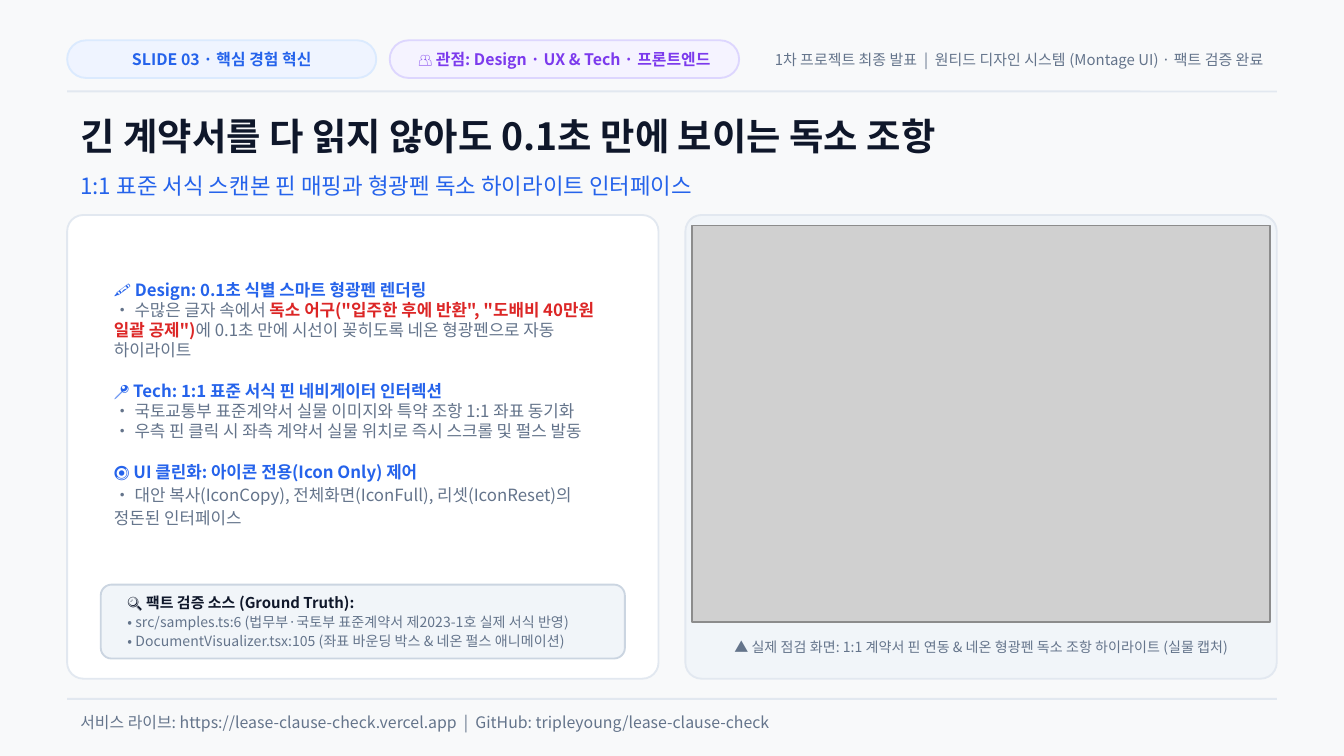
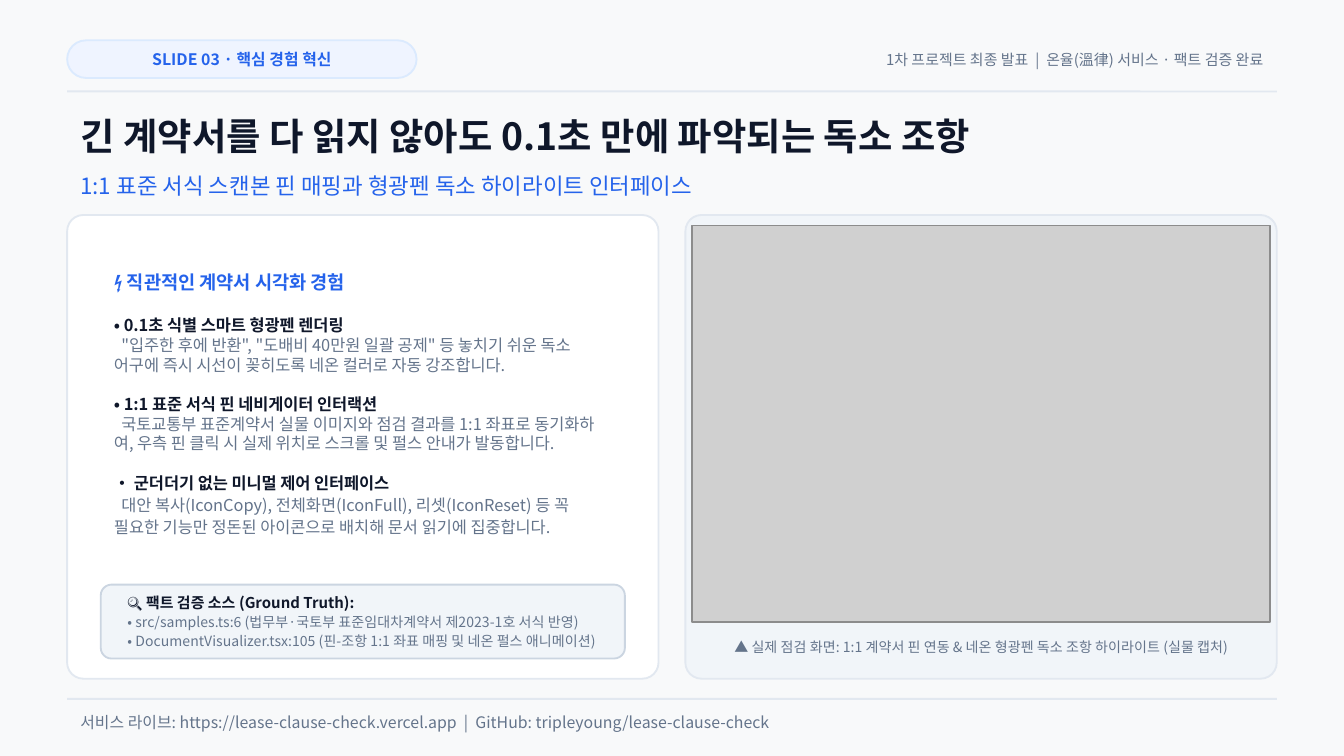
Before and after one commit to tripleyoung/lease-clause-check, a slide deck: slide 3 of submission/01_발표자료_계약서특약점검기.pptx. Drawn at 1344x756 pixels with LibreOffice and Linux fonts; fonts in the diff are those of the drawing; grey boxes stand for pictures. Boxes give left, top, right and bottom in pixels: in the first picture for what was removed or moved away, otherwise in the second. Text is boxed around its words. In the diff, an @@ line names an element or a change of style, - is before the commit and + after.

Commit message:
docs: refine presentation narrative to be natural and honest (warm paper branding + Montage SVG icons)

```diff
--- a/submission/01_발표자료_계약서특약점검기.pptx
+++ b/submission/01_발표자료_계약서특약점검기.pptx
@@ text "SLIDE 03 · 핵심 경험 ..." moved from (x1=132, y1=51, x2=311, y2=67) to (x1=152, y1=51, x2=331, y2=67) @@
@@ rounded rectangle resized from (x1=67, y1=40, x2=376, y2=78) to (x1=67, y1=40, x2=417, y2=78) @@
@@ rounded rectangle removed at (x1=390, y1=40, x2=739, y2=78) @@
@@ text removed at (x1=436, y1=51, x2=710, y2=69) @@
-👥 관점: Design · UX & Tech · 프론트엔드
@@ text at (x1=886, y1=52, x2=1264, y2=68): text changed @@
-1차 프로젝트 최종 발표 | 원티드 디자인 시스템 (Montage UI) · 팩트 검증 완료
+1차 프로젝트 최종 발표 | 온율(溫律) 서비스 · 팩트 검증 완료
@@ text at (x1=80, y1=118, x2=970, y2=154): text changed @@
-긴 계약서를 다 읽지 않아도 0.1초 만에 보이는 독소 조항
+긴 계약서를 다 읽지 않아도 0.1초 만에 파악되는 독소 조항
@@ text at (x1=114, y1=273, x2=594, y2=535): text changed; size 9 to 8.8 pt @@
-🖍️ Design: 0.1초 식별 스마트 형광펜 렌더링
-• 수많은 글자 속에서 독소 어구("입주한 후에 반환", "도배비 40만원 일괄 공제")에 0.1초 만에 시선이 꽂히도록 네온 형광펜으로 자동 하이라이트
-📍 Tech: 1:1 표준 서식 핀 네비게이터 인터렉션
-• 국토교통부 표준계약서 실물 이미지와 특약 조항 1:1 좌표 동기화
-• 우측 핀 클릭 시 좌측 계약서 실물 위치로 즉시 스크롤 및 펄스 발동
-🔘 UI 클린화: 아이콘 전용(Icon Only) 제어
-• 대안 복사(IconCopy), 전체화면(IconFull), 리셋(IconReset)의 정돈된 인터페이스
+⚡ 직관적인 계약서 시각화 경험
+• 0.1초 식별 스마트 형광펜 렌더링
+"입주한 후에 반환", "도배비 40만원 일괄 공제" 등 놓치기 쉬운 독소 어구에 즉시 시선이 꽂히도록 네온 컬러로 자동 강조합니다.
+• 1:1 표준 서식 핀 네비게이터 인터랙션
+국토교통부 표준계약서 실물 이미지와 점검 결과를 1:1 좌표로 동기화하여, 우측 핀 클릭 시 실제 위치로 스크롤 및 펄스 안내가 발동합니다.
+• 군더더기 없는 미니멀 제어 인터페이스
+대안 복사(IconCopy), 전체화면(IconFull), 리셋(IconReset) 등 꼭 필요한 기능만 정돈된 아이콘으로 배치해 문서 읽기에 집중합니다.
@@ text at (x1=135, y1=595, x2=596, y2=649): text changed @@
-🔍 팩트 검증 소스 (Ground Truth):
-• src/samples.ts:6 (법무부·국토부 표준계약서 제2023-1호 실제 서식 반영)
-• DocumentVisualizer.tsx:105 (좌표 바운딩 박스 & 네온 펄스 애니메이션)
+🔍 팩트 검증 소스 (Ground Truth):
+• src/samples.ts:6 (법무부·국토부 표준임대차계약서 제2023-1호 서식 반영)
+• DocumentVisualizer.tsx:105 (핀-조항 1:1 좌표 매핑 및 네온 펄스 애니메이션)
```
Also in this commit, not shown: 5 other slides changed, 7 other files.
